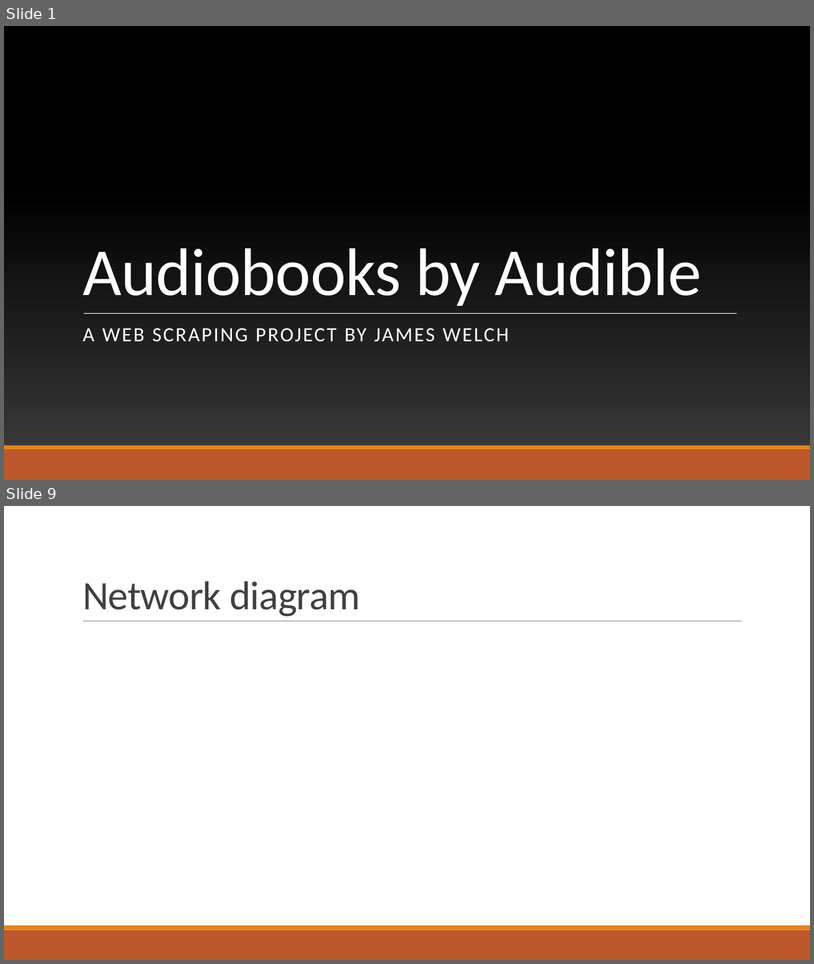
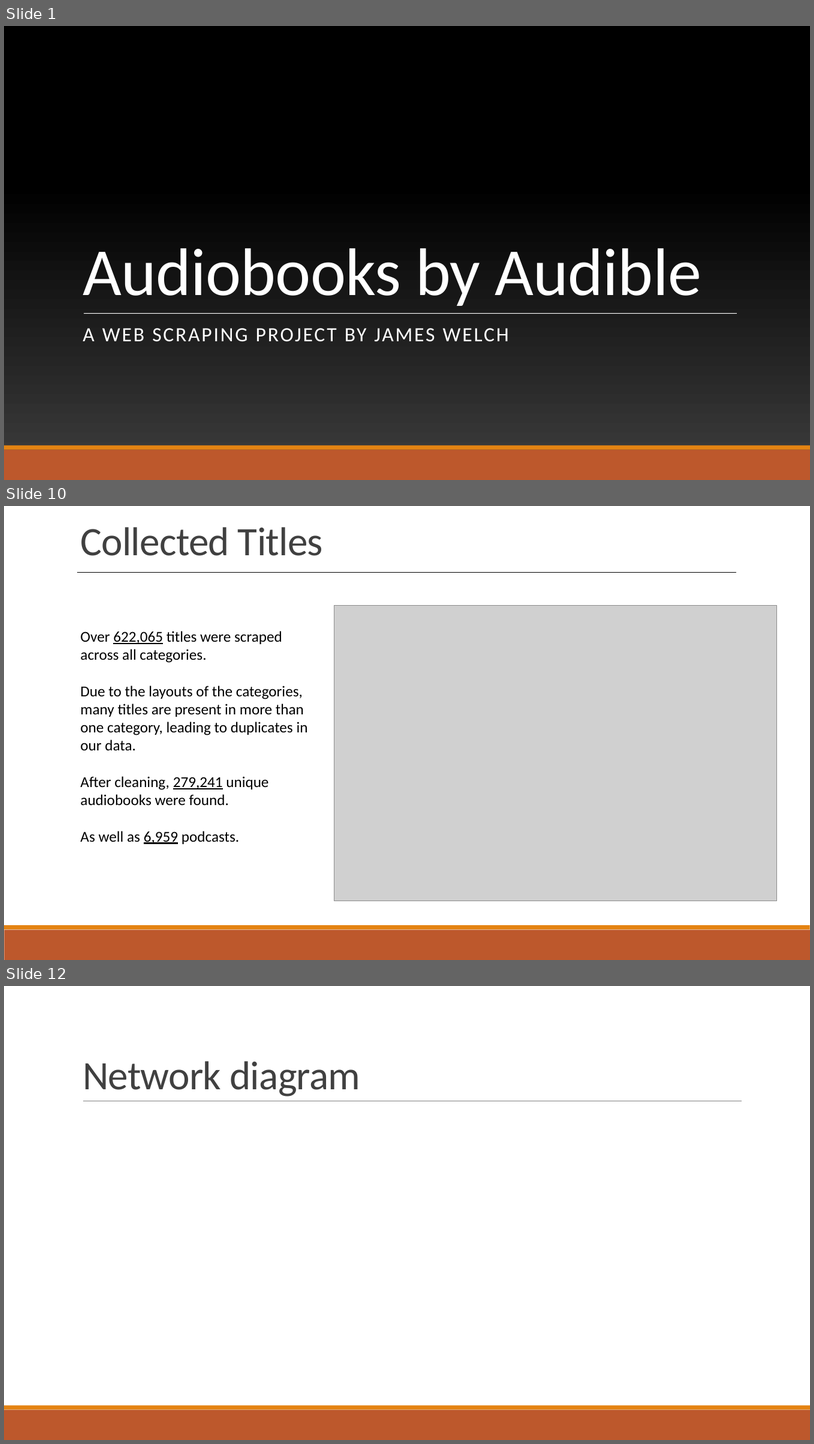
Before and after one commit to jwelch1123/finding_the_tree_in_the_forest, a slide deck: Presentation.pptx. Shown one above the other, each under a label of ours: slides 1 and 9 before the commit, slides 1, 10 and 12 after it; the slides between them are not shown. The pictures are 814x964 and 814x1444 pixels, drawn with LibreOffice and Linux fonts; fonts in the diff are those of the drawing; grey boxes stand for pictures; background and template pictures are left out. Boxes give left, top, right and bottom in pixels: in the first picture for what was removed or moved away, otherwise in the second. Text is boxed around its words. In the diff, an @@ line names an element or a change of style, - is before the commit and + after.

Commit message:
continuing data analysis and presentation

```diff
--- a/Presentation.pptx
+++ b/Presentation.pptx
@@ slide 10 added at bbox=[4, 506, 810, 960], background #FFFFFF; not listed: 2 template elements that a slide beside it also shows @@
@@ text added at bbox=[80, 527, 323, 556], 48 pt, text #404040 @@
+Collected Titles
@@ line added from (78, 572) to (737, 572), #000000 0.25 pt @@
@@ picture added at bbox=[335, 605, 777, 900] @@
@@ text added at bbox=[80, 631, 308, 844], 18 pt, text #000000 @@
+Over 622,065 titles were scraped across all categories.
+Due to the layouts of the categories, many titles are present in more than one category, leading to duplicates in our data.
+After cleaning, 279,241 unique audiobooks were found.
+As well as 6,959 podcasts.
@@ what was slide 9 is now slide 12 @@
```
Also in this commit, not shown: 4 slides changed, 6 other slides added, 5 slides removed, 6 other files.
